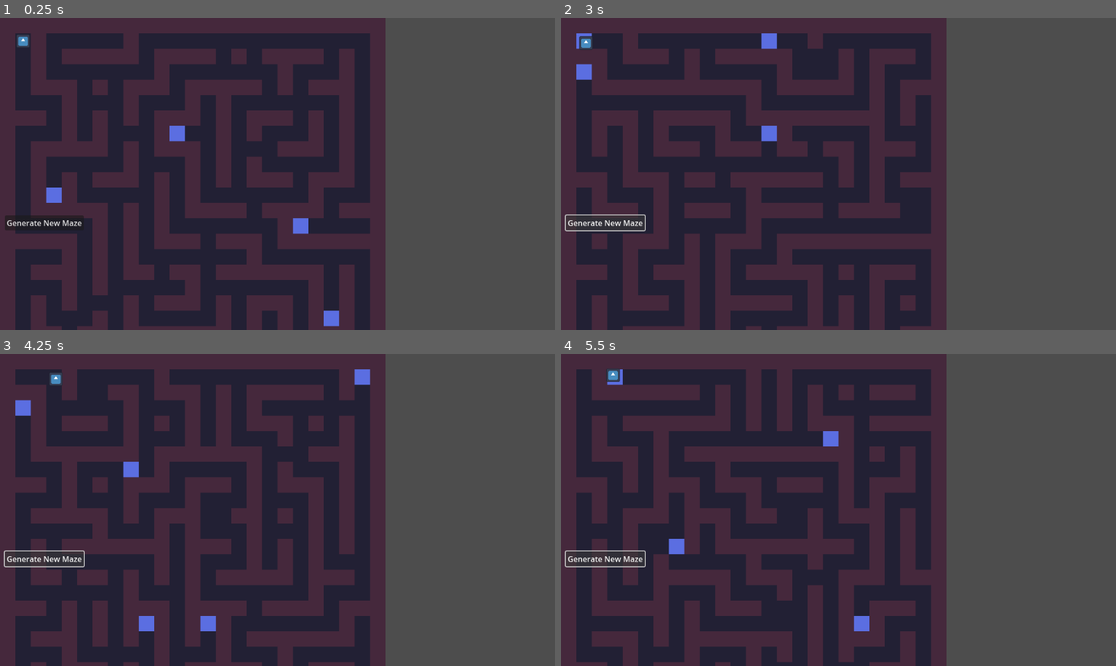
Above: before the commit, frames 1-4 (two rows, left to right).
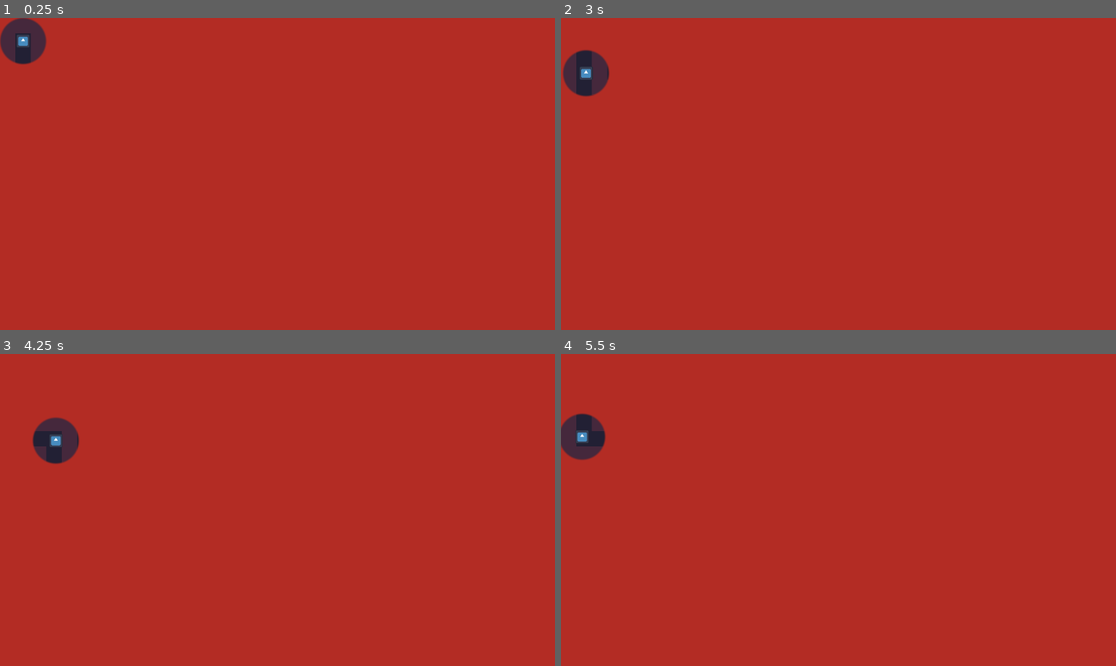
Above: after the commit, the same moments.

Repository: XpolioN2005/EchoSHADE
Game: Godot game, scene res://scenes/maze_test.tscn
The game is run twice, just before and just after one commit, with the same random seed, the same clock (stepped at 60 frames per second) and the same inputs. The project has no main scene, so this scene is started directly. The engine's default icon, where the game draws it, is replaced by a stand-in: a white triangle on a blue panel in a dark square.
Inputs:
- Up to frame 1 (0.25 s): no input
- Up to frame 2 (3 s): click "Generate New Maze" at 0.5 s; click "Generate New Maze" at 1.25 s; tap Enter at 2 s; hold Right (ui_right) 2.03-2.78 s; tap Space at 2.75 s; hold Down (ui_down) from 2.78 s (still down)
- Up to frame 3 (4.25 s): tap Enter at 3.5 s; release Down (ui_down) at 3.53 s; hold Right (ui_right) from 3.53 s (still down)
- Up to frame 4 (5.5 s): tap Space at 4.25 s; release Right (ui_right) at 4.28 s; hold Up (ui_up) 4.28-5.03 s; tap Enter at 5 s; hold Left (ui_left) from 5.03 s (still down)

The runs differ from the first frame. In frame 1, 99% of the frame differs, in the area x 0-100%, y 0-100%; in frame 2, 99%; in frame 3, 100%; in frame 4, 99%.

Commit message:
feat: Add fog of war shader and basic enemy entity

Diff:
--- /dev/null
+++ b/entity/enemy/enemy.tscn
@@ -0,0 +1,19 @@
+[gd_scene load_steps=4 format=3 uid="uid://di2f2x84namip"]
+
+[ext_resource type="Texture2D" uid="uid://cwnxqaw43slgk" path="res://icon.svg" id="1_8vdsg"]
+
+[sub_resource type="CanvasItemMaterial" id="CanvasItemMaterial_8vdsg"]
+blend_mode = 2
+
+[sub_resource type="RectangleShape2D" id="RectangleShape2D_8vdsg"]
+size = Vector2(22, 22)
+
+[node name="enemy" type="CharacterBody2D"]
+
+[node name="Sprite2D" type="Sprite2D" parent="."]
+material = SubResource("CanvasItemMaterial_8vdsg")
+scale = Vector2(0.25, 0.25)
+texture = ExtResource("1_8vdsg")
+
+[node name="CollisionShape2D" type="CollisionShape2D" parent="."]
+shape = SubResource("RectangleShape2D_8vdsg")
--- a/scenes/maze_test.tscn
+++ b/scenes/maze_test.tscn
@@ -1,8 +1,10 @@
-[gd_scene load_steps=6 format=3 uid="uid://bxuxy7rlb15k5"]
+[gd_scene load_steps=9 format=3 uid="uid://bxuxy7rlb15k5"]
 
 [ext_resource type="Script" uid="uid://blrj0ors37g62" path="res://utils/maze.gd" id="1_tk4ek"]
 [ext_resource type="Texture2D" uid="uid://con07xm6lcr1b" path="res://assests/tile_test.png" id="2_5f870"]
 [ext_resource type="PackedScene" uid="uid://bi3jlp6611a1q" path="res://entity/player/player.tscn" id="2_6dmrh"]
+[ext_resource type="Shader" uid="uid://bnnjwte6bvpmh" path="res://shaders/cutout.gdshader" id="4_5f870"]
+[ext_resource type="Script" uid="uid://dqepma64i31id" path="res://scenes/scripts/Cutoutshader.gd" id="5_67hgm"]
 
 [sub_resource type="TileSetAtlasSource" id="TileSetAtlasSource_67hgm"]
 texture = ExtResource("2_5f870")
@@ -26,6 +28,15 @@
 physics_layer_0/collision_layer = 1
 sources/0 = SubResource("TileSetAtlasSource_67hgm")
 
+[sub_resource type="ShaderMaterial" id="ShaderMaterial_67hgm"]
+shader = ExtResource("4_5f870")
+shader_parameter/base_color = Vector4(1, 1, 1, 1)
+shader_parameter/num_points = 1
+shader_parameter/points = PackedVector2Array(0, 0, 0, 0, 0, 0, 0, 0, 0, 0, 0, 0, 0, 0, 0, 0, 0, 0, 0, 0, 0, 0, 0, 0, 0, 0, 0, 0, 0, 0, 0, 0)
+shader_parameter/radius = 50.0
+shader_parameter/smoothness = 10.0
+shader_parameter/rect_size = Vector2(0, 0)
+
 [node name="maze test" type="Node2D"]
 script = ExtResource("1_tk4ek")
 
@@ -33,4 +44,17 @@
 tile_set = SubResource("TileSet_qarnv")
 
 [node name="player" parent="." instance=ExtResource("2_6dmrh")]
+unique_name_in_owner = true
 position = Vector2(48, 48)
+
+[node name="CanvasLayer" type="CanvasLayer" parent="."]
+
+[node name="ColorRect" type="ColorRect" parent="CanvasLayer"]
+material = SubResource("ShaderMaterial_67hgm")
+anchors_preset = 15
+anchor_right = 1.0
+anchor_bottom = 1.0
+grow_horizontal = 2
+grow_vertical = 2
+color = Color(0.703108, 0.173618, 0.139892, 1)
+script = ExtResource("5_67hgm")
--- /dev/null
+++ b/scenes/scripts/Cutoutshader.gd
@@ -0,0 +1,20 @@
+extends ColorRect
+
+
+var mat = ShaderMaterial.new()
+func _ready():
+	mat.shader = load("res://shaders/cutout.gdshader")
+	material = mat
+
+	mat.set_shader_parameter("rect_size", size)
+	mat.set_shader_parameter("base_color", color)
+
+
+	# Example points
+	mat.set_shader_parameter("num_points", 1)
+	mat.set_shader_parameter("points", [%player.global_position])
+	mat.set_shader_parameter("radius", 50)
+
+func _physics_process(_delta):
+
+	mat.set_shader_parameter("points", [%player.global_position])
--- /dev/null
+++ b/shaders/cutout.gdshader
@@ -0,0 +1,25 @@
+shader_type canvas_item;
+
+uniform vec4 base_color = vec4(1.0, 1.0, 1.0, 1.0);
+uniform int num_points = 1;
+uniform vec2 points[16];
+uniform float radius = 50.0;
+uniform float smoothness = 5.0;
+uniform vec2 rect_size;
+
+void fragment() {
+    vec4 final_color = base_color;
+    vec2 frag_pos = SCREEN_UV * rect_size;
+
+    for (int i = 0; i < num_points; i++) {
+        float dist = distance(frag_pos, points[i]);
+
+        if (dist < radius) {
+            // alpha = 0 at center, 1 at edge of radius
+            float alpha = smoothstep(radius-smoothness, radius, dist);
+            final_color.a *= alpha;
+        }
+    }
+
+    COLOR = final_color;
+}
Not shown, added: scenes/scripts/Cutoutshader.gd.uid
Not shown, added: shaders/cutout.gdshader.uid
